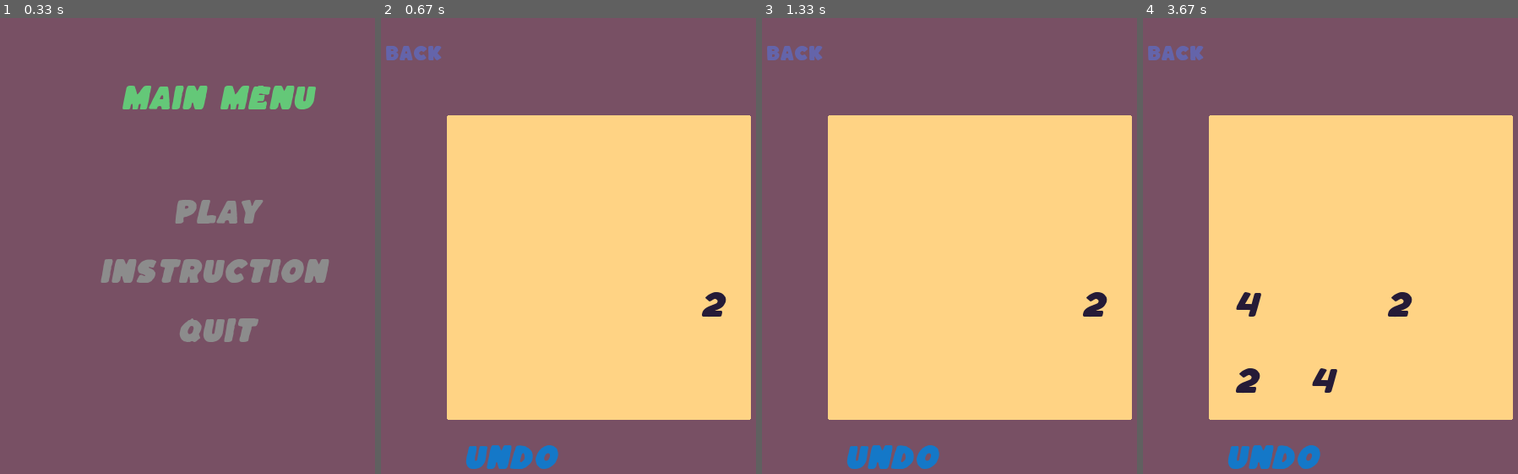
Above: before the commit, frames 1-4 (left to right).
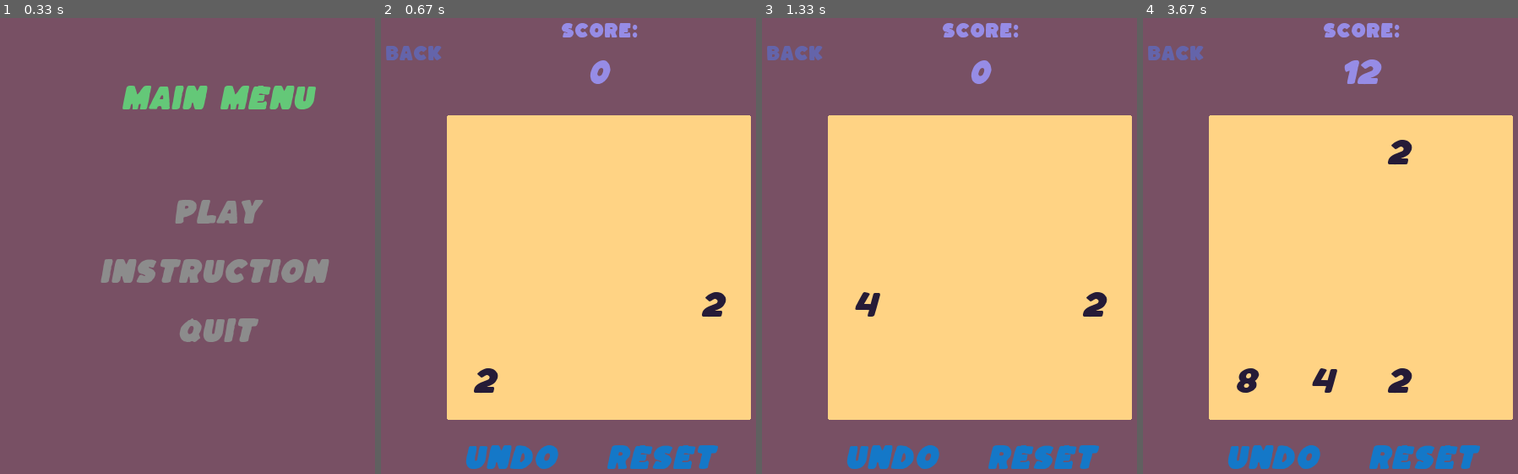
Above: after the commit, the same moments.

Repository: avisekksarma/2048
Game: pygame game, started from main.py
The game is run twice, just before and just after one commit, with the same random seed, the same clock (stepped at 60 frames per second) and the same inputs.
Inputs (mouse positions are in pixels of both pictures, inside the frame that each line leads up to):
- Up to frame 1 (0.33 s): no input
- Up to frame 2 (0.67 s): press the mouse at (598, 214) at 0.37 s; move the mouse to (621, 177) at 0.47 s; release the mouse at (643, 145) at 0.6 s
- Up to frame 3 (1.33 s): hold Right 0.67-1.13 s; press the mouse at (1043, 455) at 1.2 s; move the mouse to (1032, 414) at 1.3 s
- Up to frame 4 (3.67 s): release the mouse at (1398, 373) at 1.43 s; hold Up 1.5-1.8 s; press the mouse at (1270, 455) at 1.87 s; move the mouse to (1326, 287) at 1.97 s; release the mouse at (1383, 118) at 2.1 s; hold Right 2.17-2.63 s; hold Left 2.67-3.2 s; hold Down 3.23-3.53 s; hold Left from 3.57 s (still down)

Frame 1 is identical in both runs. In frame 2, 2.0% of the frame differs, in the area x 24-90%, y 1-99%; in frame 3, 1.9%; in frame 4, 2.9%.

Commit message:
made score functionality

Diff:
--- a/game.py
+++ b/game.py
@@ -4,7 +4,7 @@
 import pygame
 import random
 from GameTemplate import GameTemplate
-from constants import FRAMERATE, SCREEN
+from constants import FRAMERATE, SCREEN, AssetManager
 from shapes import TextRect,Button
 
 
@@ -14,8 +14,9 @@
     # magic number place
     sqsize = 90
 
+
     def __init__(self, window, size=4):
-        # critical ones for a game state = board, prevBoard, unusedPos
+        # critical ones for a game state = board, prevBoard, unusedPos,score,prevScore
         self.window = window
         self.size = size
         self.board = [['' for j in range(size)]for i in range(size)]
@@ -27,6 +28,10 @@
         self.surf = pygame.Surface((self.sqsize*self.size, self.sqsize*self.size))
         # now surface is rectangle
         self.surf = self.surf.get_rect(top=Board.topLeftPos[0], left=Board.topLeftPos[1])
+        self.fillNextNumber()
+        self.fillNextNumber()
+        self.prevScore = 0
+        self.score = 0
         # self.__initResources()
 
     # def __initResources(self):
@@ -41,6 +46,7 @@
 
     def handleMovement(self, keyCode):
         self.prevBoard = deepcopy(self.board)
+        self.prevScore = self.score
         self.unusedPos = []
         moved = False
         combined = False
@@ -74,6 +80,8 @@
                     while j < 3:
                         if(self.board[i][j] and self.board[i][j]==self.board[i][j+1]):
                             self.board[i][j]*=2
+                            self.score = self.score + self.board[i][j]
+
                             self.board[i][j+1]=''
                             print((i,j))
                             j=j+2
@@ -130,6 +138,7 @@
                     while j > 0:
                         if(self.board[i][j] and self.board[i][j]==self.board[i][j-1]):
                             self.board[i][j]*=2
+                            self.score = self.score + self.board[i][j]
                             self.board[i][j-1]=''
                             j=j-2
                             combined = True
@@ -184,6 +193,7 @@
                     while j < 3:
                         if(self.board[j][i] and self.board[j][i]==self.board[j+1][i]):
                             self.board[j][i]*=2
+                            self.score = self.score + self.board[j][i]
                             self.board[j+1][i]=''
                             j=j+2
                             combined = True
@@ -239,12 +249,12 @@
                     while j > 0:
                         if(self.board[j][i] and self.board[j][i]==self.board[j-1][i]):
                             self.board[j][i]*=2
+                            self.score = self.score + self.board[j][i]
                             self.board[j-1][i]=''
                             j=j-2
                             combined = True
                         else:
                             j=j-1
-
                 # ============================
                 lst = []
                 flag = -1
@@ -266,14 +276,17 @@
                         self.board[j][i] = ''
                 # ==========================
 
-        print('moved = ',moved)
-        print('combined = ',combined)
+        print(self.unusedPos)
         if(moved or combined):
             self.fillNextNumber()
+
+    def resetGame(self,window,size=4):
+        return Board(window,size)
 
     def undoMove(self):
         if(self.prevBoard): # i.e do only if prevBoard is not None
             self.board = deepcopy(self.prevBoard)
+            self.score = self.prevScore
             self.unusedPos = []
             for i in range(4):
                 for j in range(4):
@@ -303,6 +316,9 @@
         pos = (l,b)
         undoBtn = Button(self.window,'UNDO','heading',Button.sizes['medium'],pos,(20,120,200),(200,120,20),True,True)
         self.btns['undoBtn'] = undoBtn
+        pos=(pos[0]+undoBtn.size[0]+30,pos[1])
+        resetBtn = Button(self.window,'RESET','heading',Button.sizes['medium'],pos,(20,120,200),(200,120,20),True,True)
+        self.btns['resetBtn'] = resetBtn
         backBtn = Button(self.window, 'BACK', 'text', Button.sizes['standard'], (
             SCREEN['width']*0.00-20, SCREEN['height']*0.02), (100, 100, 170), (125, 250, 195), True, True)
         self.btns['backBtn'] = backBtn
@@ -310,6 +326,12 @@
 
     def render(self):
         self.window.fill((120, 80, 100))
+        pos = (SCREEN['width']//2, 20)
+        AssetManager.renderFont(
+            'text', 'Score:', (150, 140, 230), self.window, pos)
+        pos = (pos[0], pos[1]+50)
+        AssetManager.renderFont('heading', str(
+            self.gameBoard.score), (150, 140, 230), self.window, pos)
         for btn in self.btns:
             self.btns[btn].render()
         self.gameBoard.render()
@@ -318,7 +340,7 @@
     def run(self):
         running = True
         clock = pygame.time.Clock()
-        self.gameBoard.fillNextNumber()
+
         while running:
             clock.tick(FRAMERATE)
             for event in pygame.event.get():
@@ -333,10 +355,11 @@
 
                     if self.btns['undoBtn'].checkClick(event.pos):
                         self.gameBoard.undoMove()
+                    if self.btns['resetBtn'].checkClick(event.pos):
+                        self.gameBoard = self.gameBoard.resetGame(self.window)
                     if self.btns['backBtn'].checkClick(event.pos):
                         running = False
                         GameTemplate.changeActiveKey('start')
-
 
                 if event.type == pygame.KEYDOWN:
                     if event.key == pygame.K_LEFT or event.key == pygame.K_RIGHT or event.key == pygame.K_UP or event.key == pygame.K_DOWN:
